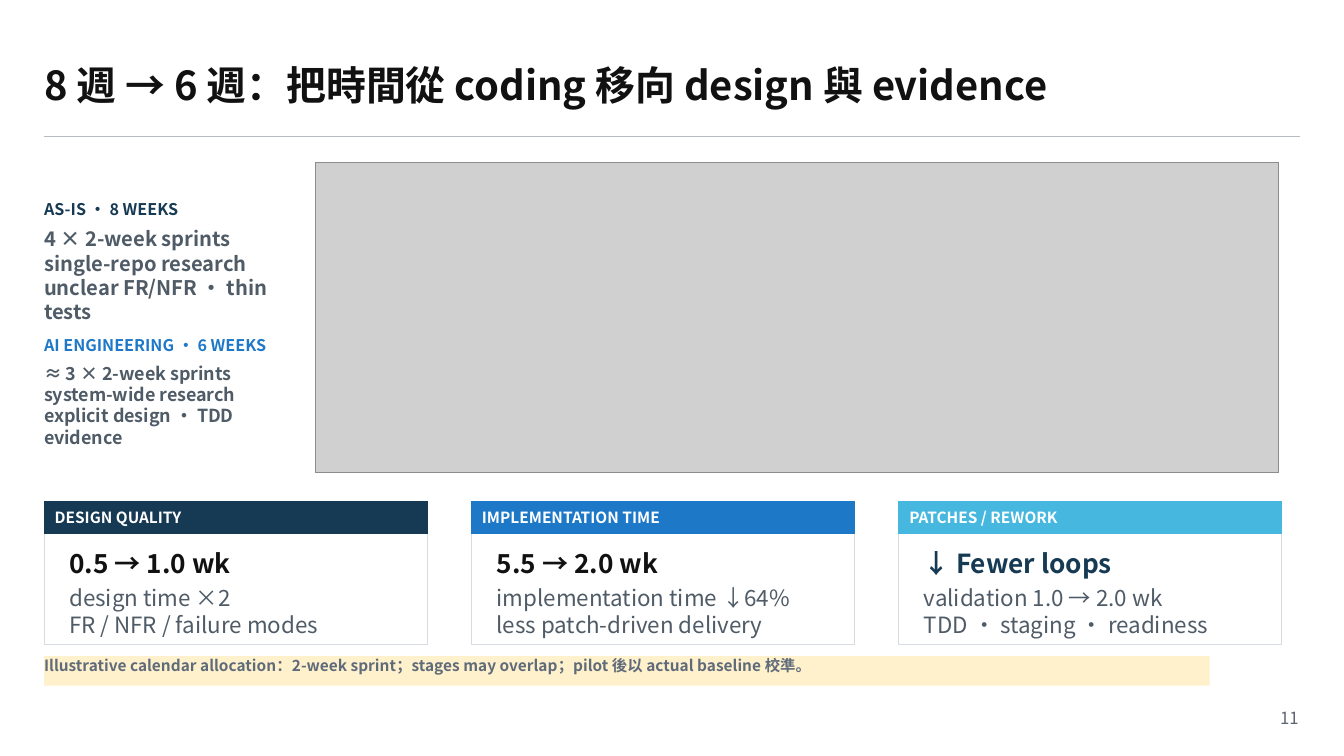
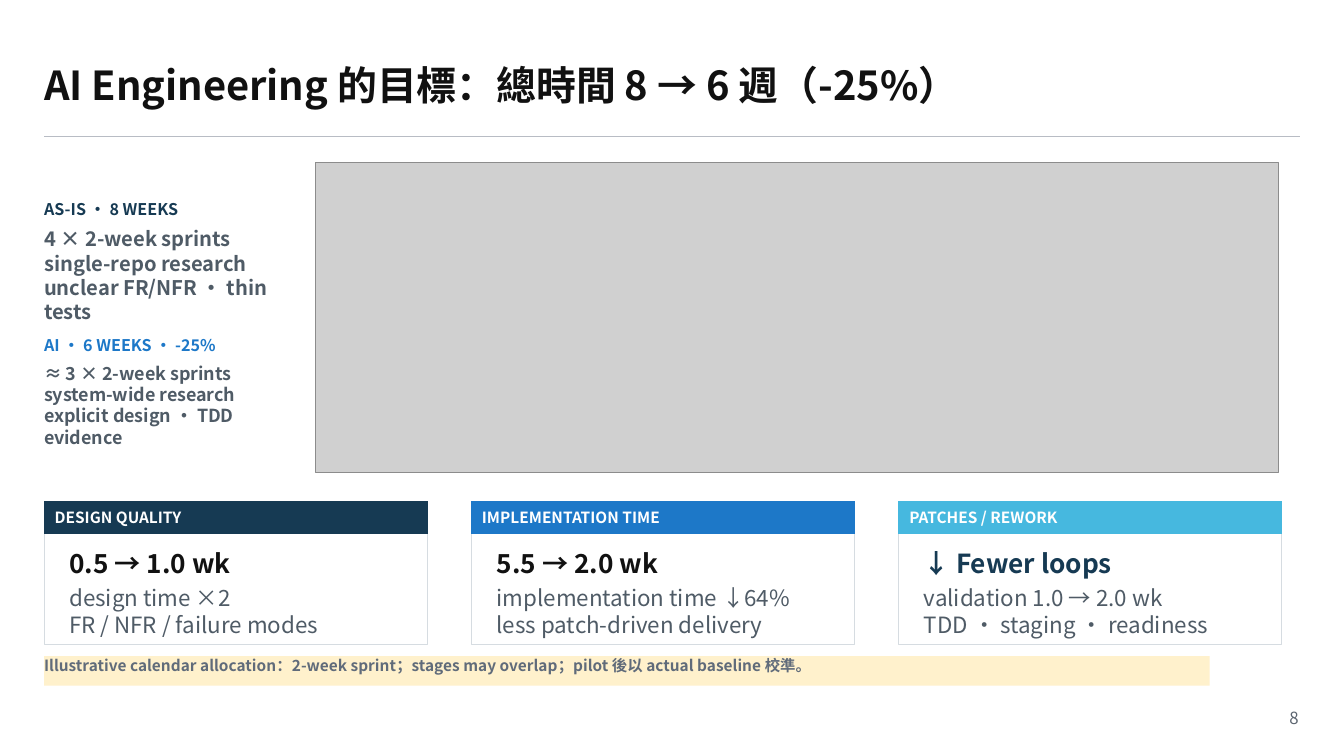
Before and after one commit to yschiang/ai_engineering, a slide deck: slide 8 of presentation/06_Training_Presentation.pptx (slide 11 before the commit). Drawn at 1344x756 pixels with LibreOffice and Linux fonts; fonts in the diff are those of the drawing; grey boxes stand for pictures. Boxes give left, top, right and bottom in pixels: in the first picture for what was removed or moved away, otherwise in the second. Text is boxed around its words. In the diff, an @@ line names an element or a change of style, - is before the commit and + after.

```diff
--- a/presentation/06_Training_Presentation.pptx
+++ b/presentation/06_Training_Presentation.pptx
@@ text at [44, 66, 959, 110]: text changed @@
-8 週 → 6 週：把時間從 coding 移向 design 與 evidence
+AI Engineering 的目標：總時間 8 → 6 週（-25%）
@@ text at [44, 339, 216, 352]: text changed @@
-AI ENGINEERING · 6 WEEKS
+AI · 6 WEEKS · -25%
@@ text at [1289, 711, 1298, 724]: text changed @@
-11
+8
```
Also in this commit, not shown: 7 other slides changed, 3 slides removed, 15 other files.
